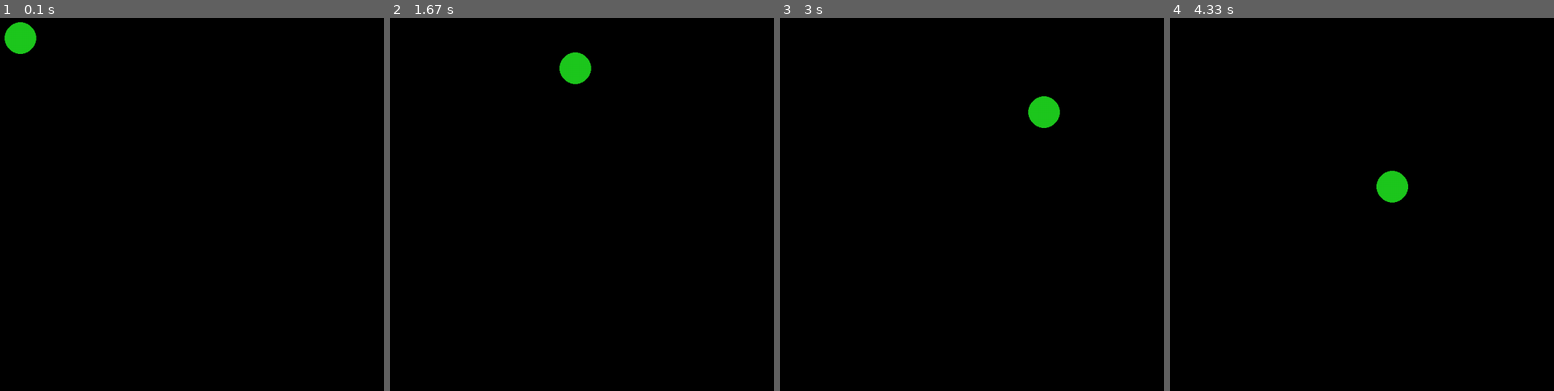
Above: before the commit, frames 1-4 (left to right).
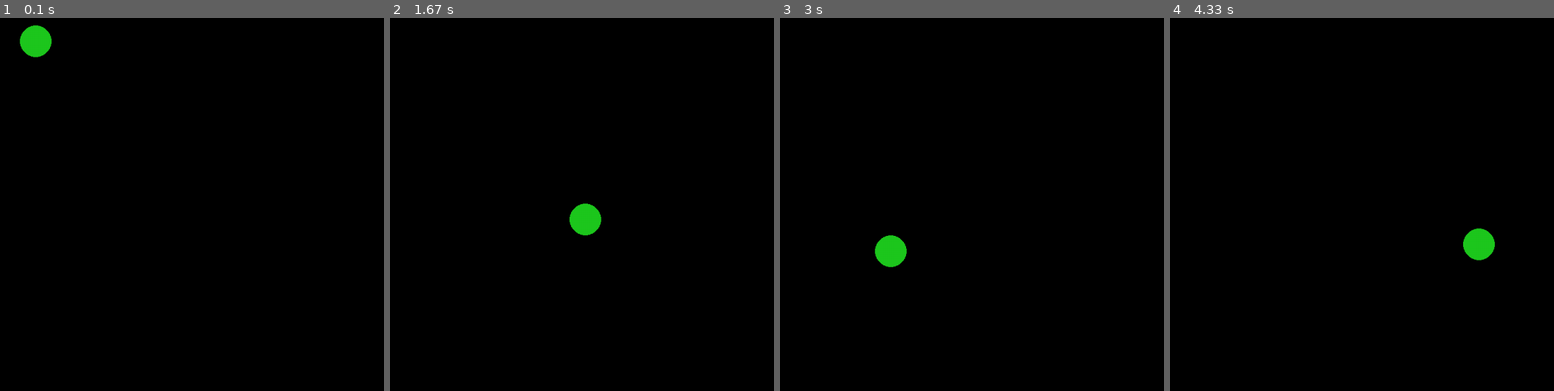
Above: after the commit, the same moments.

Repository: AntonioNvs/Faculdade
Game: pygame game, started from ROBOTICA/STUDYING/vetorial_camp.py
Same seed, same stepped clock (60 frames per second), same inputs: the game is played once before the commit and once after it.
Inputs:
- Up to frame 1 (0.1 s): no input
- Up to frame 2 (1.67 s): no input
- Up to frame 3 (3 s): no input
- Up to frame 4 (4.33 s): no input

The runs differ from the first frame. In frame 1, 0.7% of the frame differs, in the area x 1-14%, y 1-11%; in frame 2, 1.1%; in frame 3, 1.1%; in frame 4, 1.1%, in the area x 53-85%, y 40-66%.

Commit message:
Modifications on lab 6

Diff:
--- a/ROBOTICA/STUDYING/vetorial_camp.py
+++ b/ROBOTICA/STUDYING/vetorial_camp.py
@@ -28,7 +28,7 @@
     window_is_open = True
 
     # Pixels per second
-    velocity = 200
+    velocity = 500
 
     while window_is_open:
       for event in pygame.event.get():
@@ -55,7 +55,7 @@
 
         pygame.time.delay(int((distance*1000) / (velocity*frames)))
 
-      pygame.time.delay(500)
+      pygame.time.delay(100)
 
 
 class Robot:
@@ -77,4 +77,4 @@
 
 
 if __name__ == "__main__":
-  Environment(30).execute()
+  Environment(300).execute()
Not shown, changed: SEMESTRES/1/PDS/lab6/a.exe
Not shown, changed: SEMESTRES/1/PDS/lab6/funcao2.c
Not shown, changed: SEMESTRES/1/PDS/lab6/funcao3.c
Not shown, changed: SEMESTRES/1/PDS/lab6/funcao4.c
